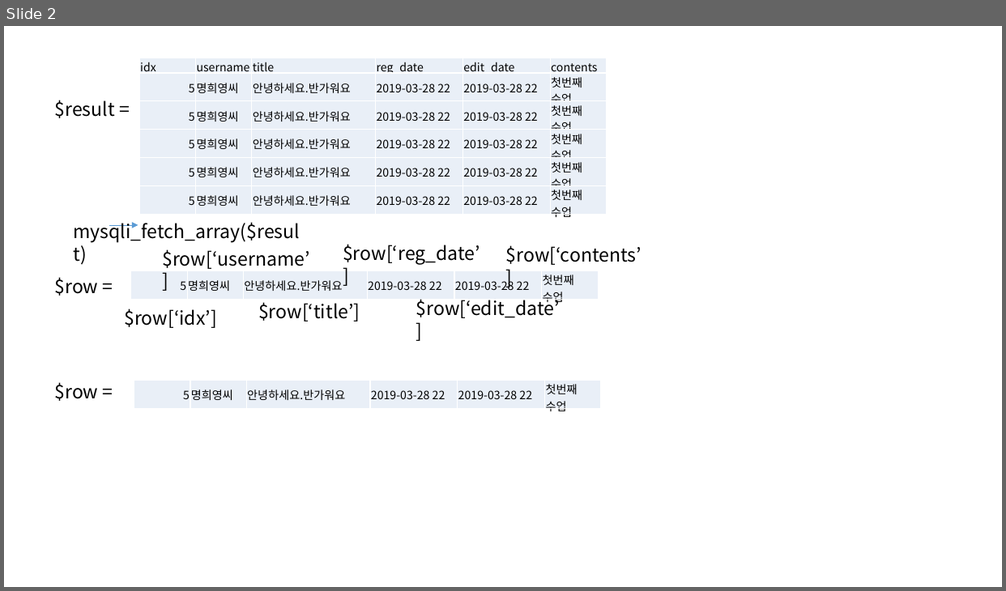
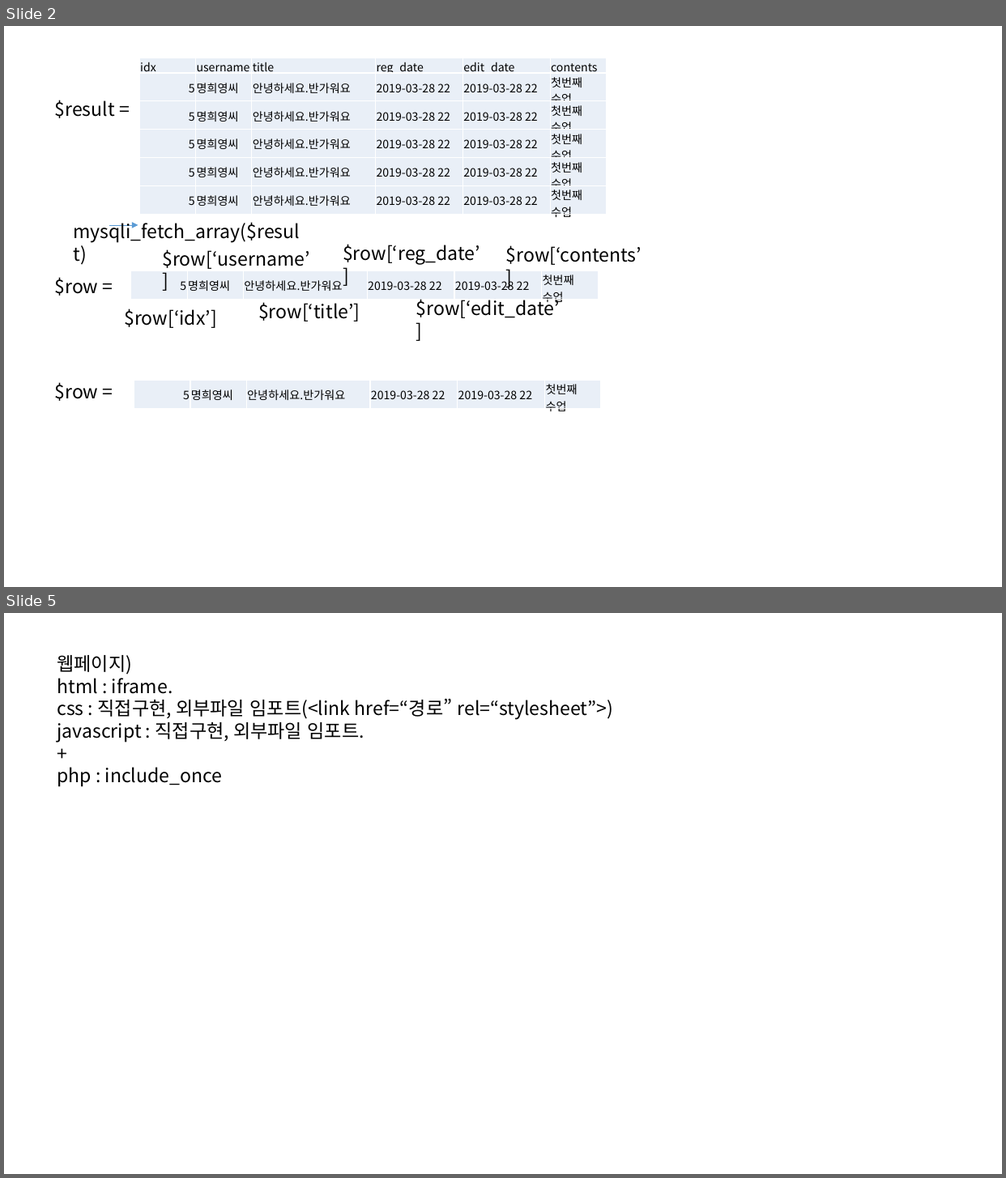
Before and after one commit to hyeung-suk-jang/phpsite, a slide deck: 0415.pptx. Shown one above the other, each under a label of ours: slide 2 before the commit, slides 2 and 5 after it; the slides between them are not shown. The pictures are 1006x591 and 1006x1178 pixels, drawn with LibreOffice and Linux fonts; fonts in the diff are those of the drawing. Boxes give left, top, right and bottom in pixels: in the first picture for what was removed or moved away, otherwise in the second. Text is boxed around its words. In the diff, an @@ line names an element or a change of style, - is before the commit and + after.

```diff
--- a/0415.pptx
+++ b/0415.pptx
@@ slide 5 added at (4, 613, 1002, 1174), background #FFFFFF @@
@@ text added at (57, 655, 613, 787), 18 pt, text #000000 @@
+웹페이지)
+html : iframe.
+css : 직접구현, 외부파일 임포트(<link href=“경로” rel=“stylesheet”>)
+javascript : 직접구현, 외부파일 임포트.
++
+php : include_once
```
Also in this commit, not shown: 1 slide changed, 1 other slide added, 12 other files.
